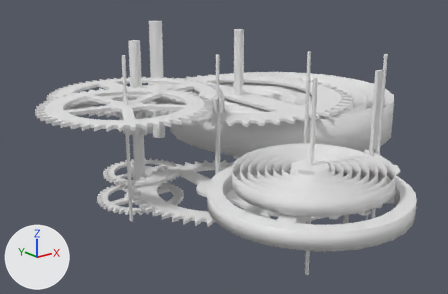
The Blender file assets/models/clock.blend: old version first, new version second.
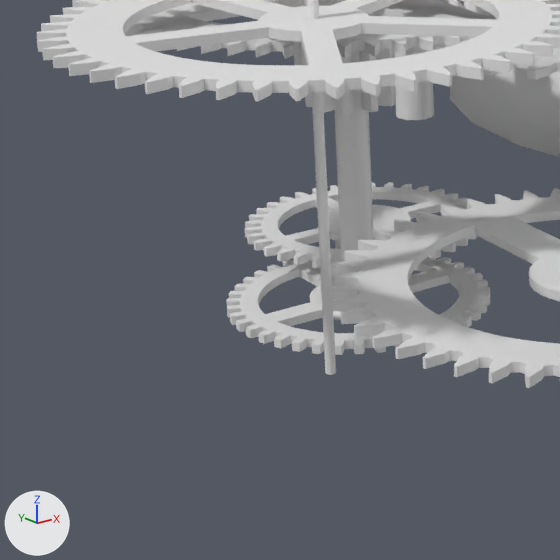
Each version appears first whole from a 50 mm lens placed at (-13.19, -12.53, 7.74), pointed at (-0.16, 3.75, 1.22), and next in a close-up on the part from 5% to 46% of the width and 34% to 96% of the height. The axes (+X, +Y, +Z) are drawn at lower left. The lights are the same throughout.

Names of what the first close-up shows: 'gear.000', 'gear.001', 'gear.002', 'gear.003', 'gear_hours', 'gear_minutes', 'movement_spring', 'pin.004', 'pin.005', 'pin.007'.
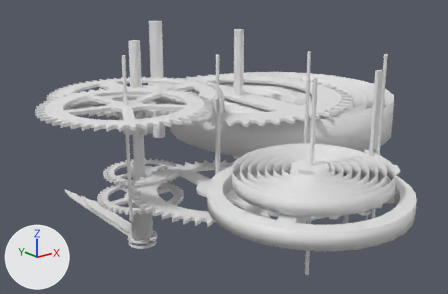
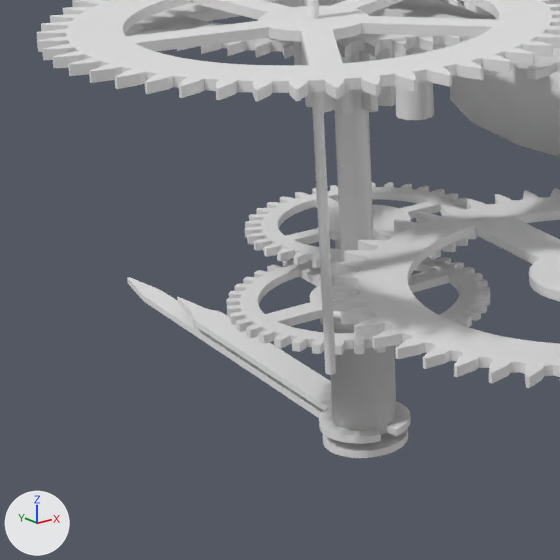
Commit message: Added hands

What differs and where, as boxes (x1, y1, x2, y2) in the close-ups (560 x 560 px):
'gear_hours', reshaped (80% taller)
    before: (227, 256, 490, 355)
    after: (227, 256, 490, 435)
'hand_hours', added
    after: (177, 296, 411, 444)
'hand_minutes', added
    after: (127, 277, 408, 458)
part 1 of me_gear_hours, added
    after: (319, 318, 397, 435)

What the commit changed:
me_gear_hours is used by ob_gear_hours; location (-2.78, 5.14, -0.42).
me_gear_hours had 1218 vertices, 1272 faces and spanned x -1.5..1.5, y -1.5..1.5, z -0.05..0.05.
me_gear_hours now has 1346 vertices, 1369 faces and spans x -1.5..1.5, y -1.5..1.5, z -1.58..0.05.
me_gear_hours part 1: a new loose piece of 128 vertices spanning x -0.47..0.47, y -0.47..0.47, z -1.58..-0.04.
Mesh me_hand_hours is new.
It has 134 vertices, 132 faces and spans x -0.53..0.53, y -0.52..4.85, z 0.0..0.09.
Mesh me_hand_minutes is new.
It has 110 vertices, 130 faces and spans x -0.5..0.5, y -0.5..6.41, z -0.05..1.99.
Object 'hand_hours' (ob_hand_hours) is new; it shows me_hand_hours.
Its location is (-2.78, 5.14, -2.0).
Object 'hand_minutes' (ob_hand_minutes) is new; it shows me_hand_minutes.
Its location is (-2.78, 5.14, -2.2).
